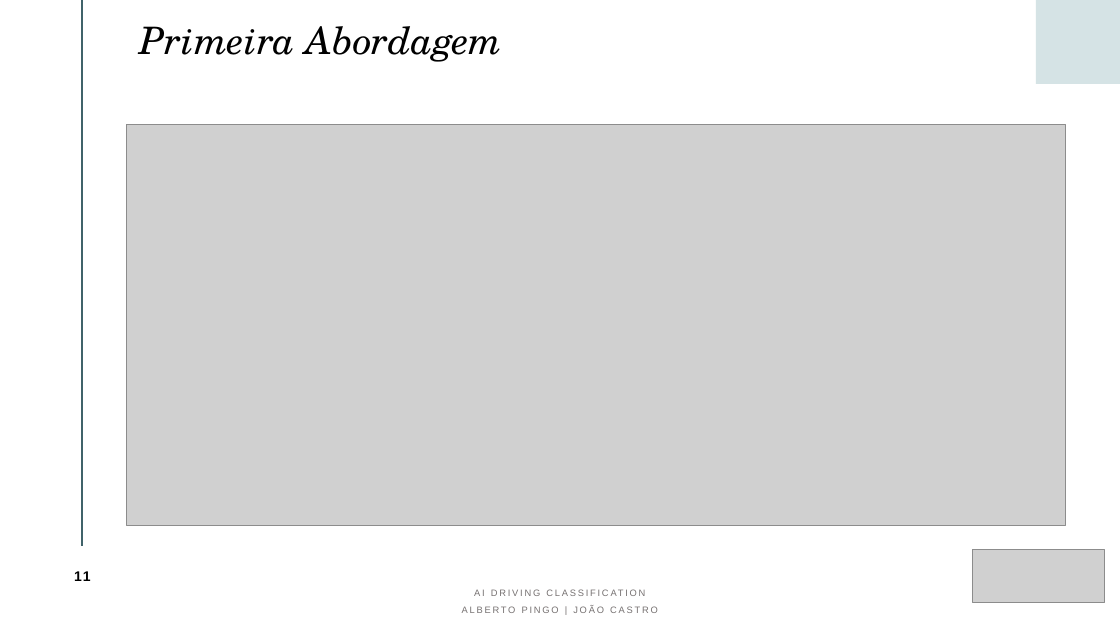
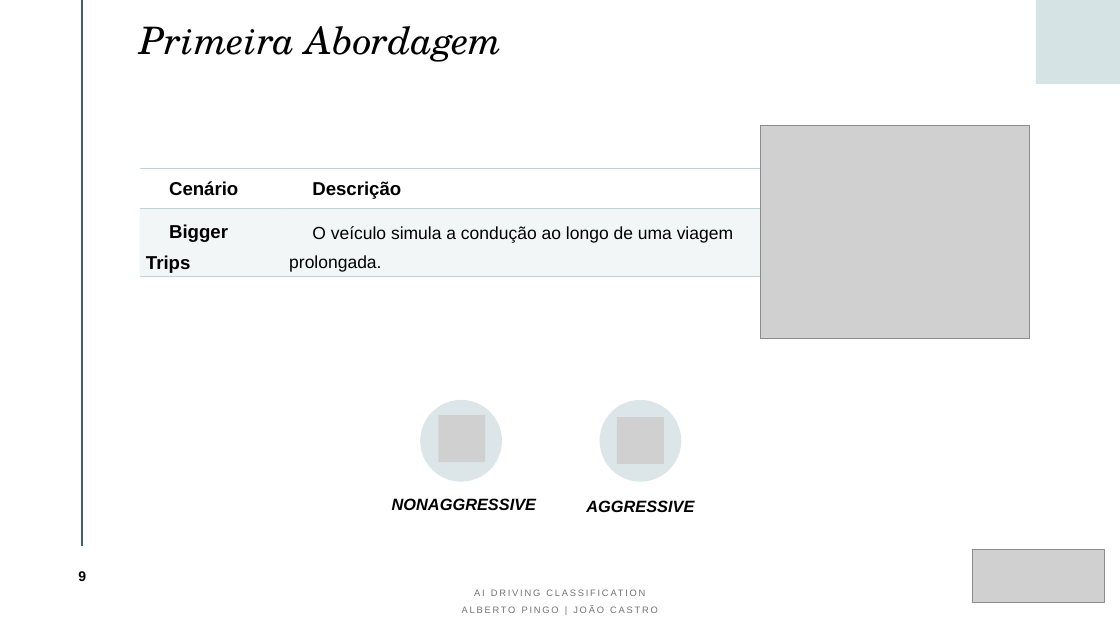
Before and after one commit to albertopingo/AI-driving-classification_FinalProject_CEng, a slide deck: slide 9 of ProjInf_AI_Driving_Classification.pptx (slide 11 before the commit). Drawn at 1120x630 pixels with LibreOffice and Linux fonts; fonts in the diff are those of the drawing; grey boxes stand for pictures. Boxes give left, top, right and bottom in pixels: in the first picture for what was removed or moved away, otherwise in the second. Text is boxed around its words. In the diff, an @@ line names an element or a change of style, - is before the commit and + after.

Commit message:
Update PowerPoint

```diff
--- a/ProjInf_AI_Driving_Classification.pptx
+++ b/ProjInf_AI_Driving_Classification.pptx
@@ picture removed at box(127, 124, 1066, 525) @@
@@ picture added at box(761, 125, 1030, 339) @@
@@ table added at box(139, 169, 761, 277), 2 rows, 2 columns @@
+Cenário | Descrição
+Bigger Trips | O veículo simula a condução ao longo de uma viagem prolongada.
@@ ellipse added at box(420, 400, 502, 481), fill #DDE6E8 @@
@@ picture added at box(439, 415, 486, 462) @@
@@ ellipse added at box(600, 400, 681, 481), fill #DDE6E8 @@
@@ picture added at box(618, 418, 665, 465) @@
@@ text added at box(392, 498, 536, 510), 14 pt, text #000000, bold, italic @@
+NONAGGRESSIVE
@@ text added at box(586, 500, 694, 512), 14 pt, text #000000, bold, italic @@
+AGGRESSIVE
@@ page number at box(78, 571, 86, 581): text changed @@
-11
+9
```
